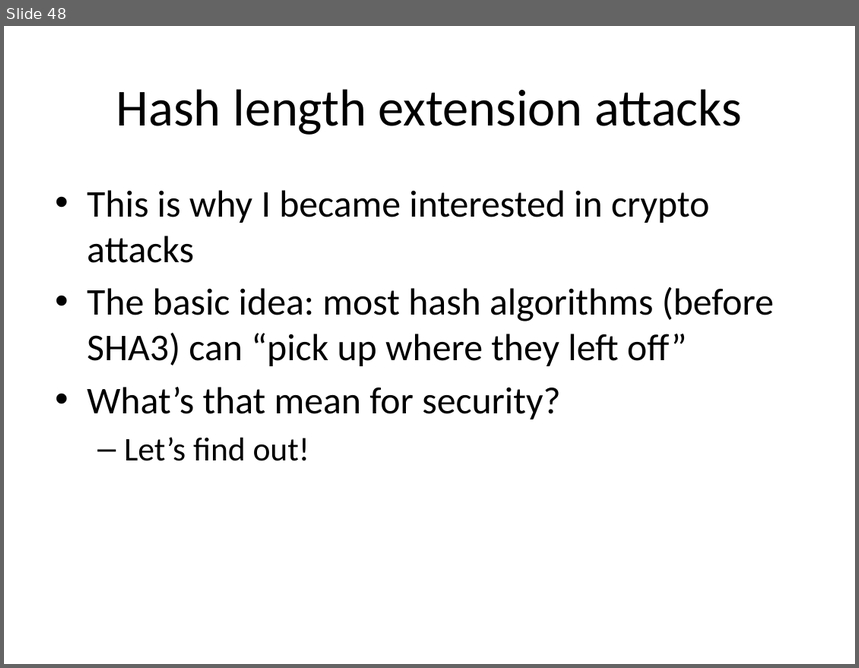
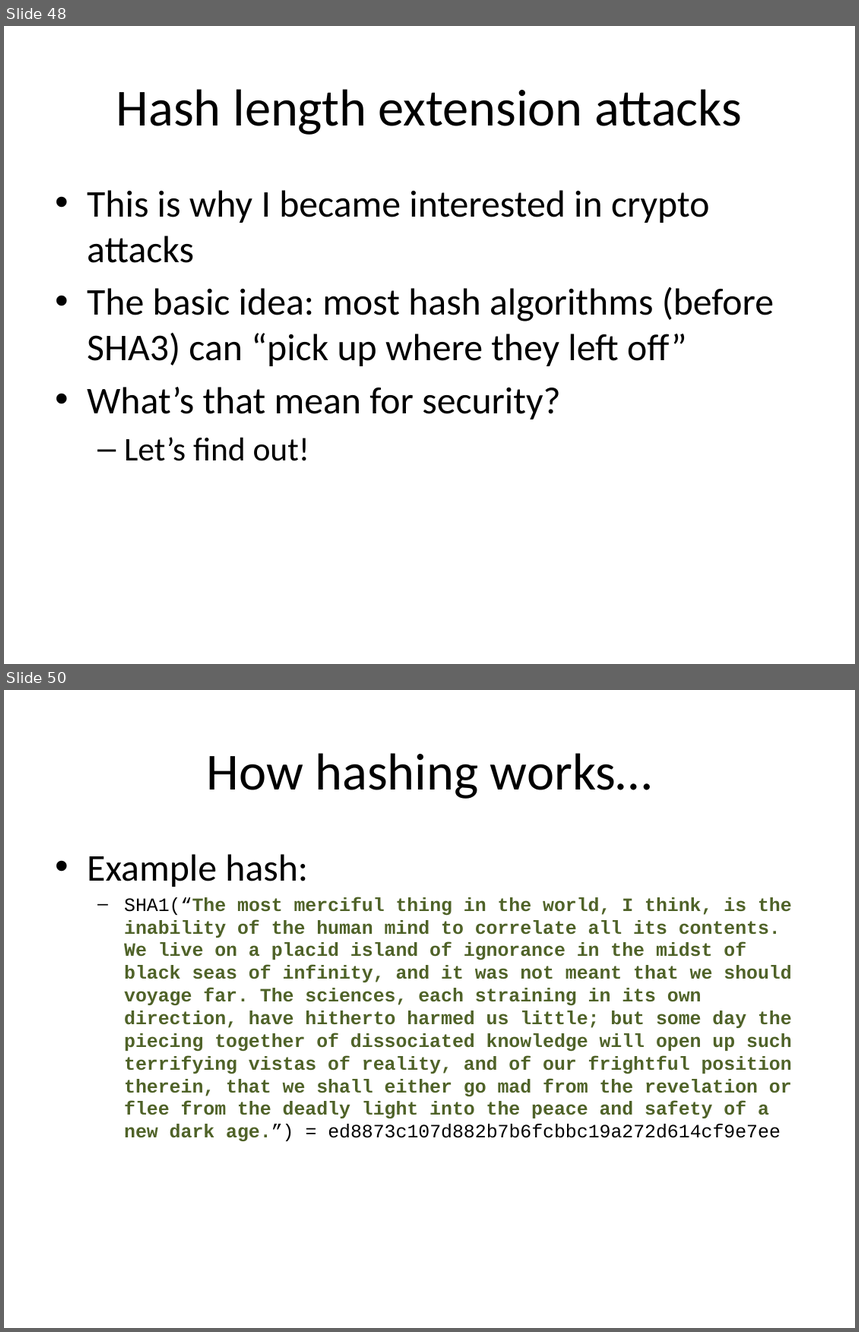
Before and after one commit to iagox86/2013-02-Shmoocon-talk, a slide deck: Shmoocon.pptx. Shown one above the other, each under a label of ours: slide 48 before the commit, slides 48 and 50 after it; the slides between them are not shown. The pictures are 859x668 and 859x1332 pixels, drawn with LibreOffice and Linux fonts; fonts in the diff are those of the drawing. Boxes give left, top, right and bottom in pixels: in the first picture for what was removed or moved away, otherwise in the second. Text is boxed around its words. In the diff, an @@ line names an element or a change of style, - is before the commit and + after.

```diff
--- a/Shmoocon.pptx
+++ b/Shmoocon.pptx
@@ slide 50 added at (4,690,855,1328), background #FFFFFF @@
@@ title added at (207,753,652,799), 44 pt, text #000000 @@
+How hashing works…
@@ text added at (87,854,792,1142), 16 pt, text #4F6228, bold @@
+• Example hash:
+  – SHA1(“The most merciful thing in the world, I think, is the inability of the human mind to correlate all its contents. We live on a placid island of ignorance in the midst of black seas of infinity, and it was not meant that we should voyage far. The sciences, each straining in its own direction, have hitherto harmed us little; but some day the piecing together of dissociated knowledge will open up such terrifying vistas of reality, and of our frightful position therein, that we shall either go mad from the revelation or flee from the deadly light into the peace and safety of a new dark age.”) = ed8873c107d882b7b6fcbbc19a272d614cf9e7ee
```
Also in this commit, not shown: 7 slides changed, 17 other slides added, 6 other files.
